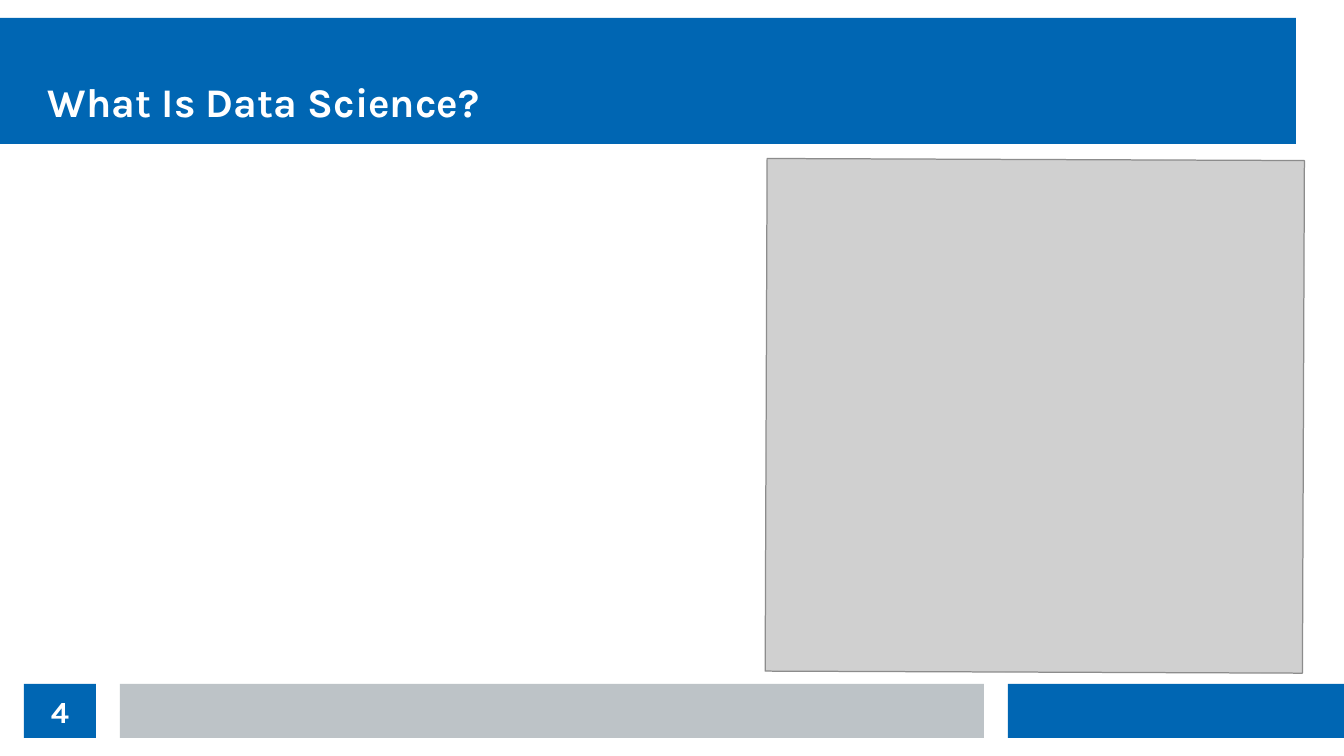
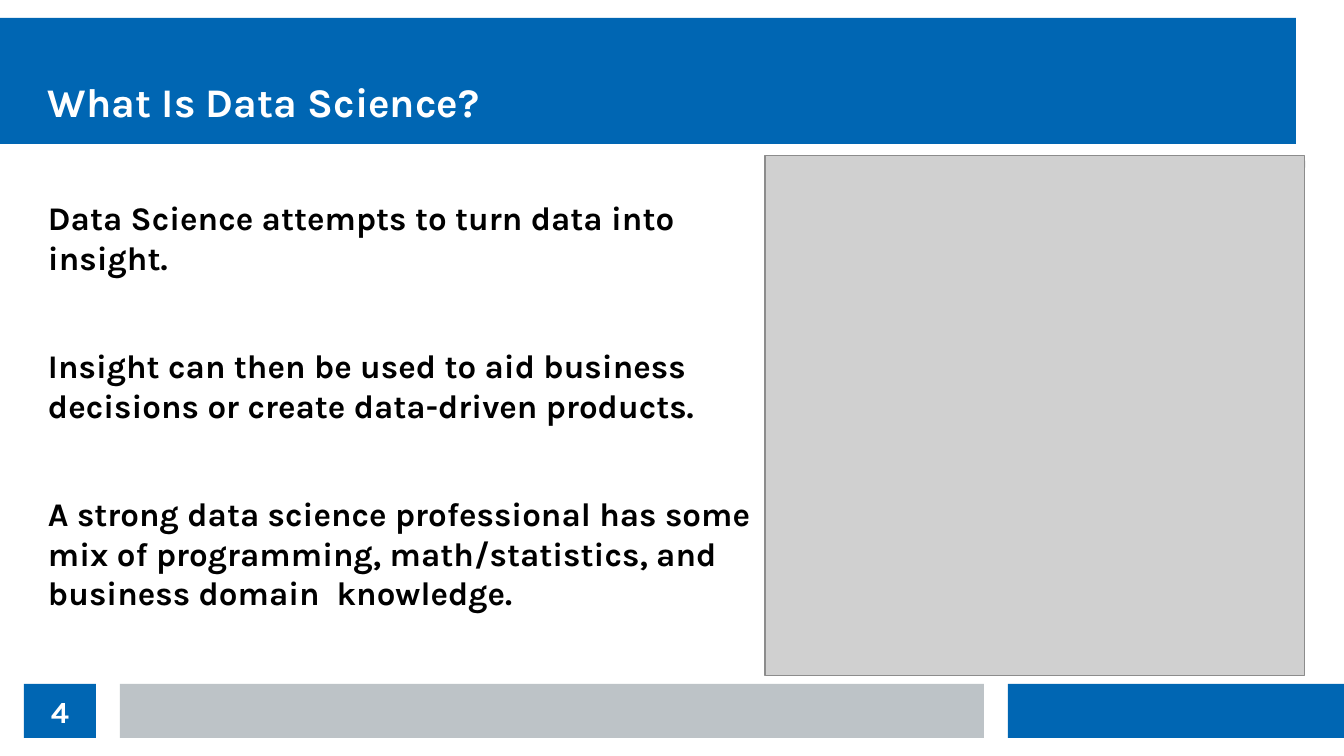
Before and after one commit to thomasnield/kotlin_data_science_talk_ChicagoJUG, a slide deck: slide 4 of kotlin_data_science_talk_chijug_slides.odp. Drawn at 1344x756 pixels with LibreOffice and Linux fonts; fonts in the diff are those of the drawing; grey boxes stand for pictures. Boxes give left, top, right and bottom in pixels: in the first picture for what was removed or moved away, otherwise in the second. Text is boxed around its words. In the diff, an @@ line names an element or a change of style, - is before the commit and + after.

```diff
--- a/kotlin_data_science_talk_chijug_slides.odp
+++ b/kotlin_data_science_talk_chijug_slides.odp
@@ picture added at (x1=766, y1=156, x2=1305, y2=676) @@
@@ text added at (x1=48, y1=206, x2=750, y2=614), 19.5 pt, text #000000, bold @@
+Data Science attempts to turn data into insight.
+Insight can then be used to aid business decisions or create data-driven products.
+A strong data science professional has some mix of programming, math/statistics, and business domain knowledge.
```
Also in this commit, not shown: 2 other slides changed, 2 slides added.
